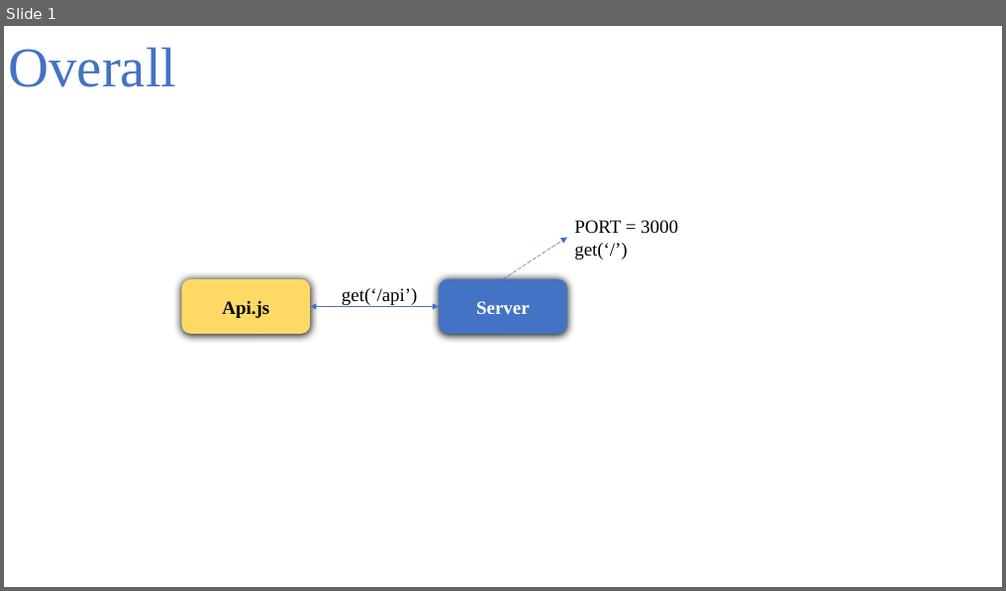
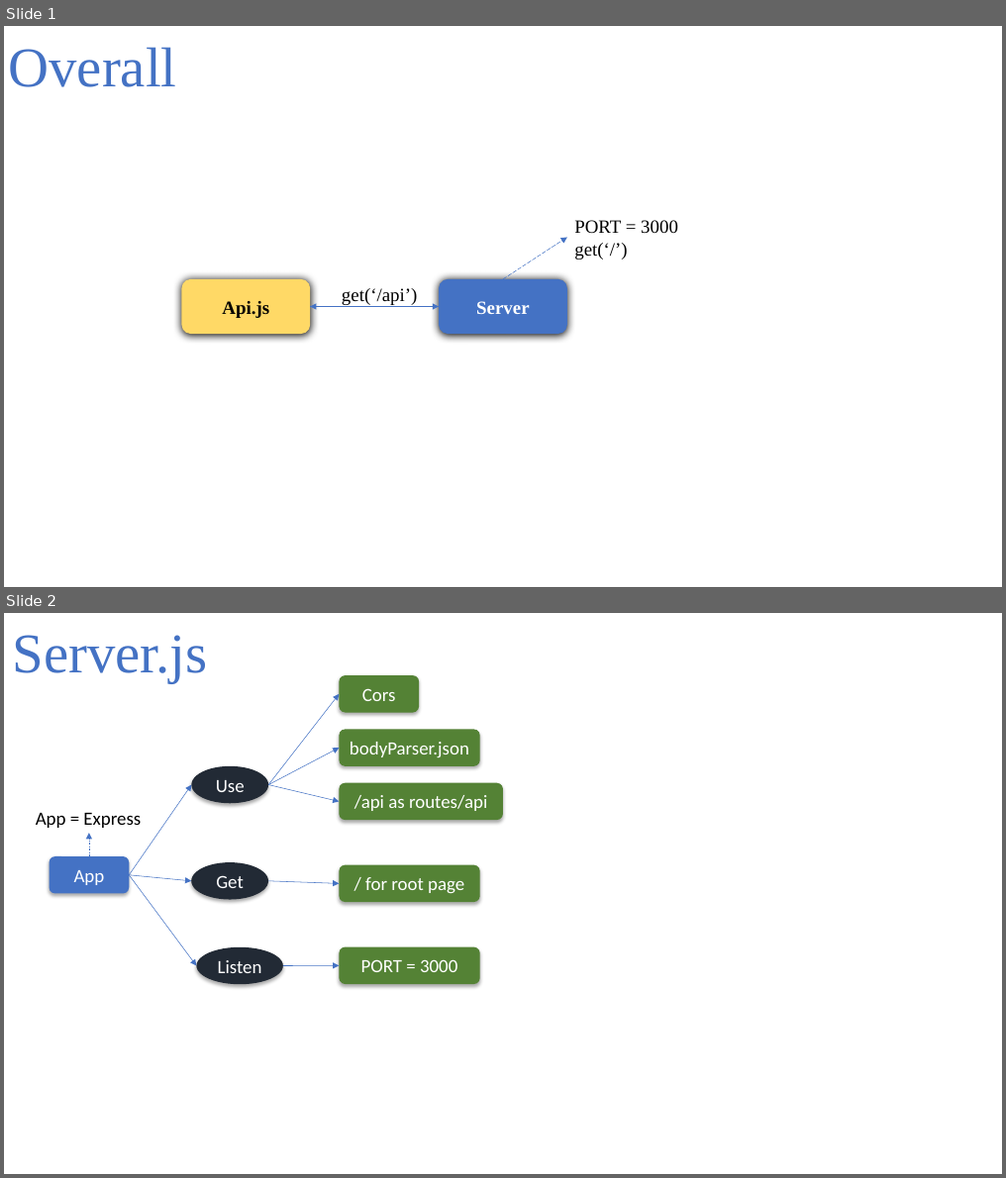
Before and after one commit to fxanhkhoa/School_Management_System, a slide deck: Documents/design/Nodejs-Restful-API/restful-api-design.pptx. Shown one above the other, each under a label of ours: slide 1 before the commit, slides 1 and 2 after it. The pictures are 1006x591 and 1006x1178 pixels, drawn with LibreOffice and Linux fonts; fonts in the diff are those of the drawing. Boxes give left, top, right and bottom in pixels: in the first picture for what was removed or moved away, otherwise in the second. Text is boxed around its words. In the diff, an @@ line names an element or a change of style, - is before the commit and + after.

```diff
--- a/Documents/design/Nodejs-Restful-API/restful-api-design.pptx
+++ b/Documents/design/Nodejs-Restful-API/restful-api-design.pptx
@@ slide 2 added at [4,613,1002,1174], background #FFFFFF @@
@@ text added at [13,635,208,683], 54 pt, text #4472C4 @@
+Server.js
@@ arrow added from (268, 785) to (340, 694), #4472C4 0.5 pt @@
@@ rounded rectangle added at [340,675,420,713], fill #548235, 18 pt, text #FFFFFF @@
+Cors
@@ rounded rectangle added at [340,729,480,766], fill #548235, 18 pt, text #FFFFFF @@
+bodyParser.json
@@ arrow added from (268, 785) to (340, 748), #4472C4 0.5 pt @@
@@ arrow added from (129, 875) to (191, 785), #4472C4 0.5 pt @@
@@ ellipse added at [191,766,268,804], fill #222A35, 18 pt, text #FFFFFF @@
+Use
@@ arrow added from (268, 785) to (340, 802), #4472C4 0.5 pt @@
@@ rounded rectangle added at [340,783,503,820], fill #548235, 18 pt, text #FFFFFF @@
+/api as routes/api
@@ text added at [36,813,141,828], 18 pt, text #000000 @@
+App = Express
@@ arrow added from (89, 857) to (89, 833), #4472C4 0.5 pt dashed @@
@@ rounded rectangle added at [49,857,129,894], fill #4472C4, 18 pt, text #FFFFFF @@
+App
@@ arrow added from (129, 875) to (191, 881), #4472C4 0.5 pt @@
@@ arrow added from (129, 875) to (196, 966), #4472C4 0.5 pt @@
@@ ellipse added at [191,862,268,900], fill #222A35, 18 pt, text #FFFFFF @@
+Get
@@ rounded rectangle added at [340,865,480,903], fill #548235, 18 pt, text #FFFFFF @@
+/ for root page
@@ arrow added from (268, 881) to (340, 884), #4472C4 0.5 pt @@
@@ ellipse added at [196,948,283,985], fill #222A35, 18 pt, text #FFFFFF @@
+Listen
@@ arrow added from (283, 966) to (340, 965), #4472C4 0.5 pt @@
@@ rounded rectangle added at [340,948,480,985], fill #548235, 18 pt, text #FFFFFF @@
+PORT = 3000
```
Also in this commit, not shown: 22 other files.
